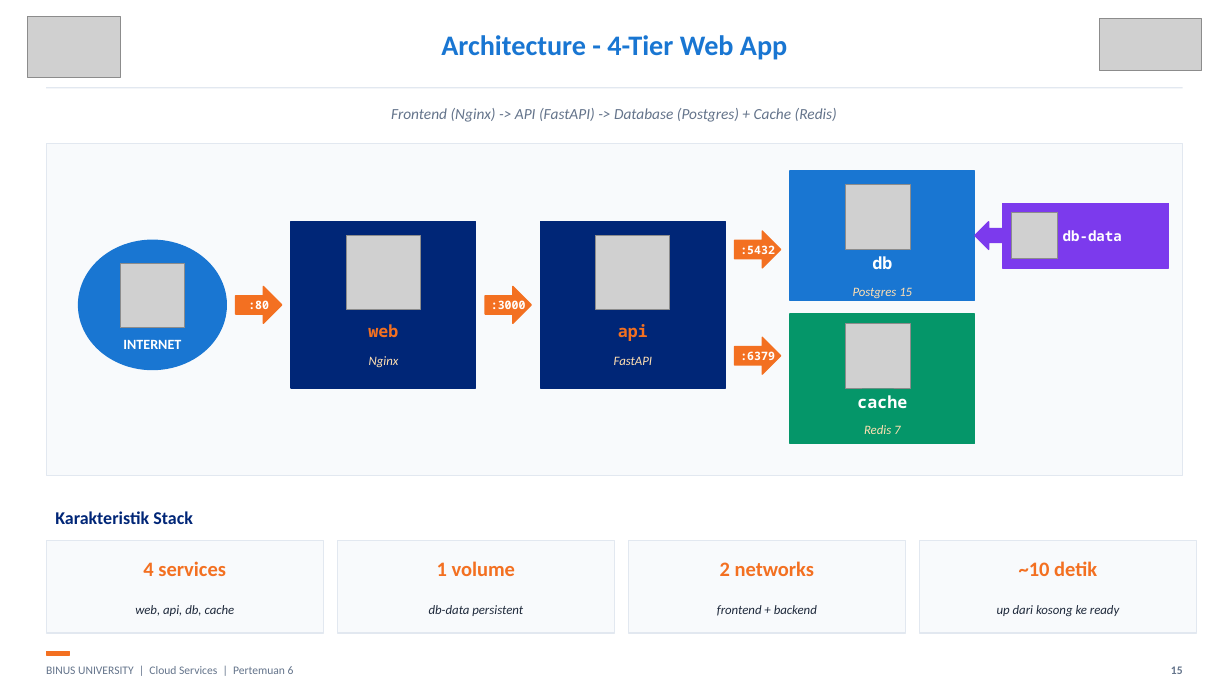
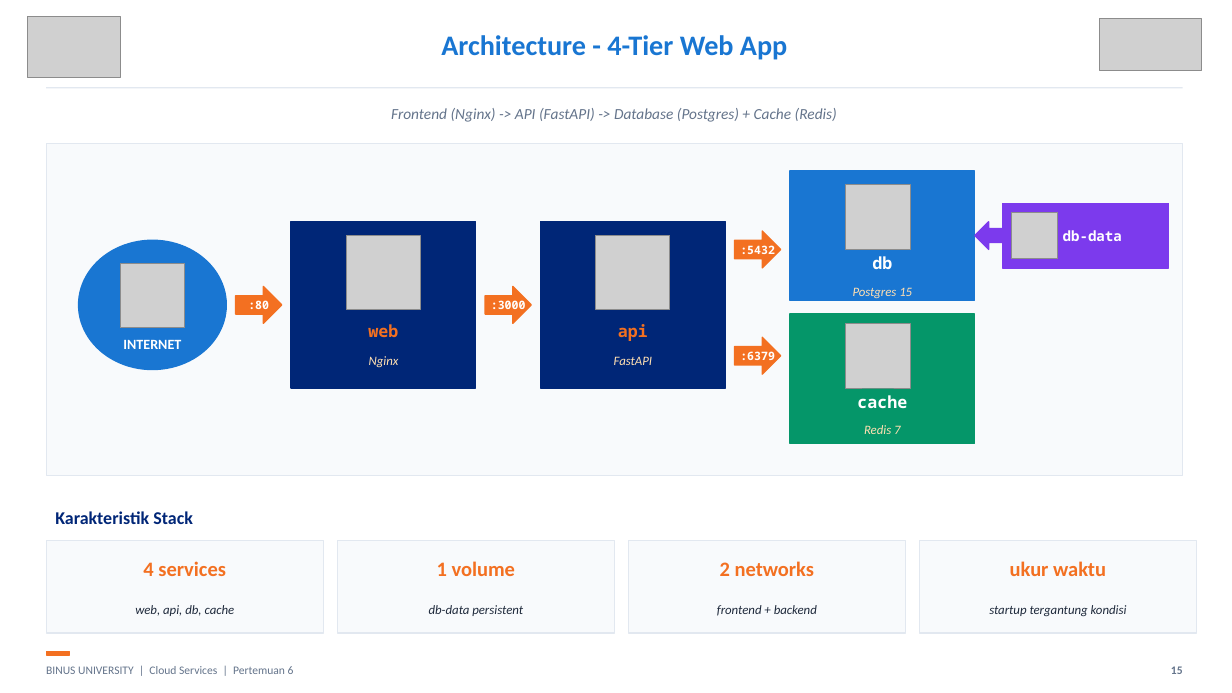
Before and after one commit to SeedFlora/meet6CloudService, a slide deck: slide 15 of slides/Teori_Pertemuan_06.pptx. Drawn at 1232x693 pixels with LibreOffice and Linux fonts; fonts in the diff are those of the drawing; grey boxes stand for pictures. Boxes give left, top, right and bottom in pixels: in the first picture for what was removed or moved away, otherwise in the second. Text is boxed around its words. In the diff, an @@ line names an element or a change of style, - is before the commit and + after.

```diff
--- a/slides/Teori_Pertemuan_06.pptx
+++ b/slides/Teori_Pertemuan_06.pptx
@@ text at [1010,561,1106,576]: text changed @@
-~10 detik
+ukur waktu
@@ text at [989,605,1127,616]: text changed @@
-up dari kosong ke ready
+startup tergantung kondisi
```
Also in this commit, not shown: 17 other slides changed, 4 other files.
